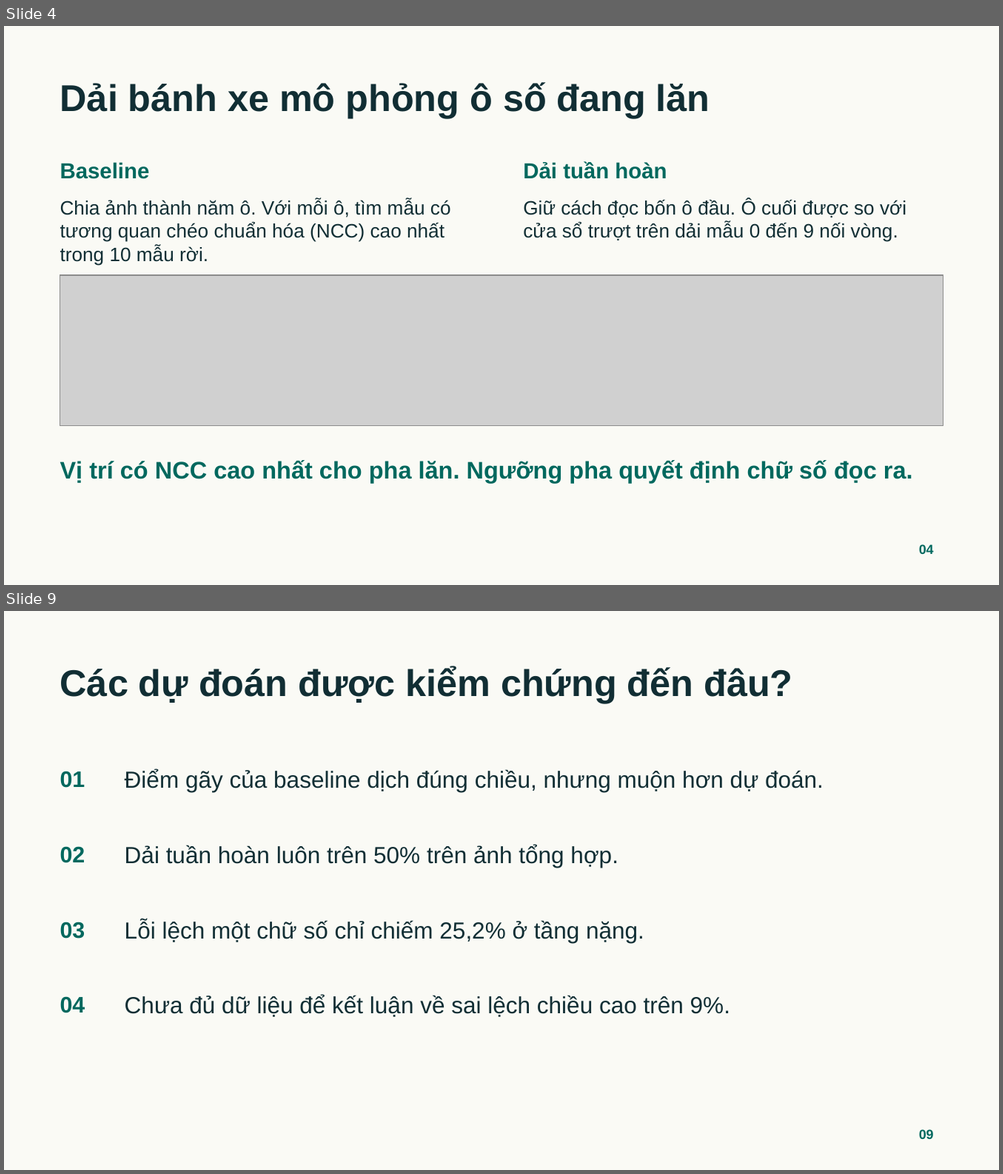
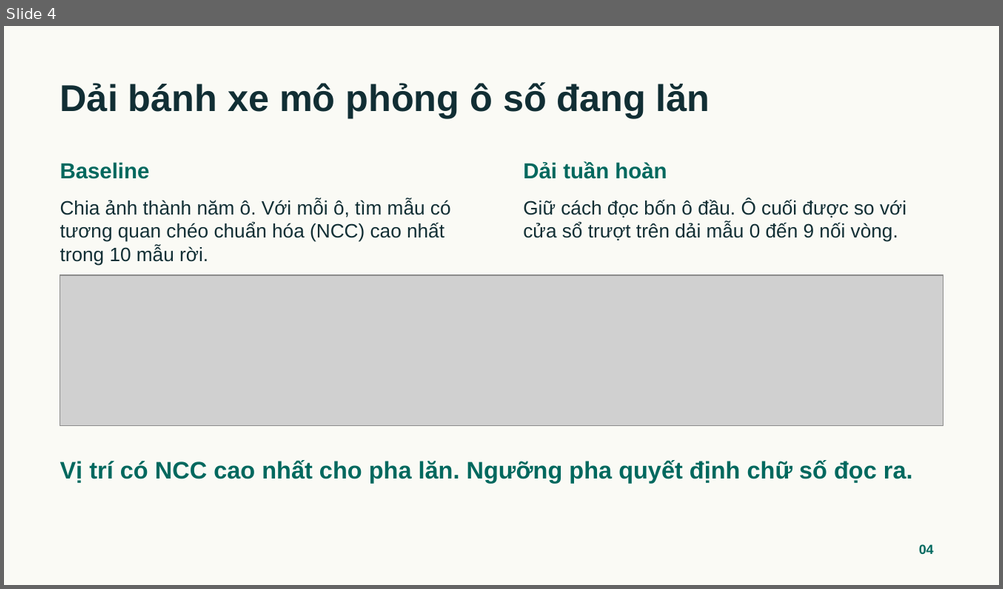
Before and after one commit to qivarnq3g/cv-water-meter-reading, a slide deck: report/Doc-chi-so-dong-ho-nuoc-Suon-thuyet-trinh.pptx. Shown one above the other, each under a label of ours: slides 4 and 9 before the commit, slide 4 after it; the slides between them are not shown. The pictures are 1003x1174 and 1003x589 pixels, drawn with LibreOffice and Linux fonts; fonts in the diff are those of the drawing; grey boxes stand for pictures. Boxes give left, top, right and bottom in pixels: in the first picture for what was removed or moved away, otherwise in the second. Text is boxed around its words. In the diff, an @@ line names an element or a change of style, - is before the commit and + after.

```diff
--- a/report/Doc-chi-so-dong-ho-nuoc-Suon-thuyet-trinh.pptx
+++ b/report/Doc-chi-so-dong-ho-nuoc-Suon-thuyet-trinh.pptx
@@ slide 9 removed at (x1=4, y1=611, x2=999, y2=1170), background #FAFAF5 @@
@@ text removed at (x1=60, y1=667, x2=792, y2=703) @@
-Các dự đoán được kiểm chứng đến đâu?
@@ text removed at (x1=60, y1=771, x2=85, y2=788) @@
-01
@@ text removed at (x1=125, y1=769, x2=823, y2=792) @@
-Điểm gãy của baseline dịch đúng chiều, nhưng muộn hơn dự đoán.
@@ text removed at (x1=60, y1=846, x2=85, y2=863) @@
-02
@@ text removed at (x1=125, y1=845, x2=618, y2=868) @@
-Dải tuần hoàn luôn trên 50% trên ảnh tổng hợp.
@@ text removed at (x1=125, y1=920, x2=644, y2=943) @@
-Lỗi lệch một chữ số chỉ chiếm 25,2% ở tầng nặng.
@@ text removed at (x1=60, y1=922, x2=85, y2=939) @@
-03
@@ text removed at (x1=60, y1=997, x2=85, y2=1014) @@
-04
@@ text removed at (x1=125, y1=995, x2=730, y2=1017) @@
-Chưa đủ dữ liệu để kết luận về sai lệch chiều cao trên 9%.
@@ text removed at (x1=919, y1=1130, x2=933, y2=1139) @@
-09
```
Also in this commit, not shown: 5 slides changed, 6 slides added, 1 other slide removed.
